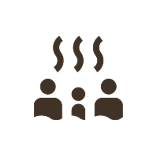
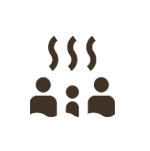
Layered file, before and after one edit (150 x 151). Changes by layer:
painted on "S_ONSEN" over 30, 36, 123, 120
